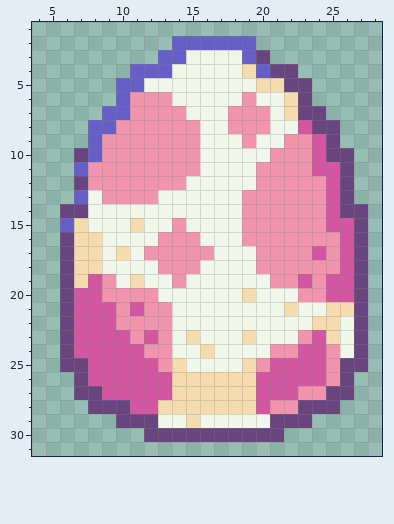
A pixel-art sprite gets an edit: Assets/sprites/monsters/Eggs/Egs.png. The first picture shows the starting point.
The file is 34x34 pixels. Shown: x 4..28, y 1..31.
After:
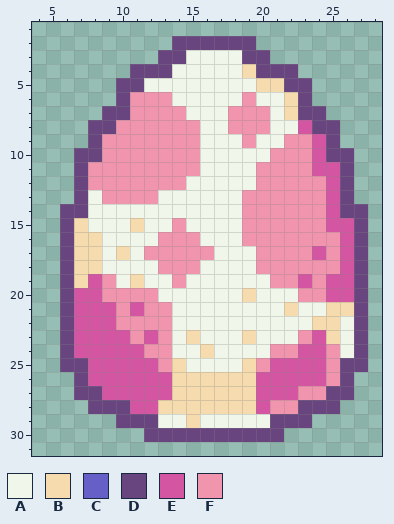
Palette (. is transparent): A #f0f7ea  B #f5dbae  C #665fc7  D #69457f  E #d455a2  F #f195ae
Change:
@@ x 4..28 @@
  1 .........................
- 2 ..........CCCCCC.........
- 3 .........CCAAAACD........
- 4 .......CCCAAAAABCDD......
- 5 ......CCAAAAAAAABBDD.....
- 6 ......CFFFAAAAAFAABD.....
- 7 .....CCFFFFAAAFFFABDD....
- 8 ....CCFFFFFFAAFFFAAEDD...
- 9 ....CFFFFFFFAAAFAAFFED...
-10 ...DCFFFFFFFAAAAAFFFEDD..
-11 ...CFFFFFFFFAAAAFFFFEED..
+ 2 ..........DDDDDD.........
+ 3 .........DDAAAADD........
+ 4 .......DDDAAAAABDDD......
+ 5 ......DDAAAAAAAABBDD.....
+ 6 ......DFFFAAAAAFAABD.....
+ 7 .....DDFFFFAAAFFFABDD....
+ 8 ....DDFFFFFFAAFFFAAEDD...
+ 9 ....DFFFFFFFAAAFAAFFED...
+10 ...DDFFFFFFFAAAAAFFFEDD..
+11 ...DFFFFFFFFAAAAFFFFEED..
 12 ...DFFFFFFFAAAAAFFFFFED..
-13 ...CAFFFFAAAAAAFFFFFFED..
+13 ...DAFFFFAAAAAAFFFFFFED..
 14 ..DDAAAAAAAAAAAFFFFFFEDD.
-15 ..CBAAABAAFAAAAFFFFFFEED.
+15 ..DBAAABAAFAAAAFFFFFFEED.
 16 ..DBBAAAAFFFAAAFFFFFFFED.
Changed places in both pictures, as pixel boxes (x1, y1, x2, y2):
changed: (60, 36, 270, 232)
